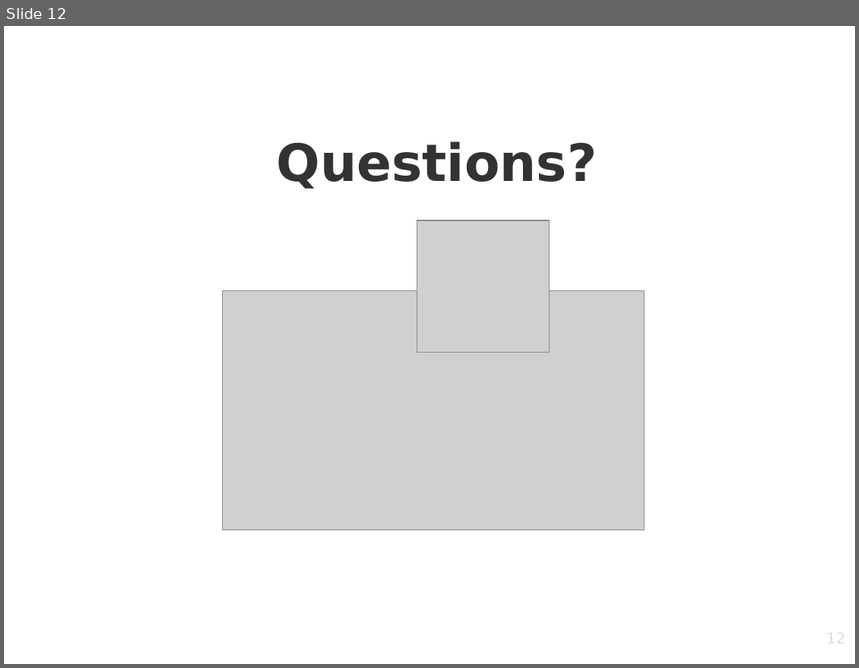
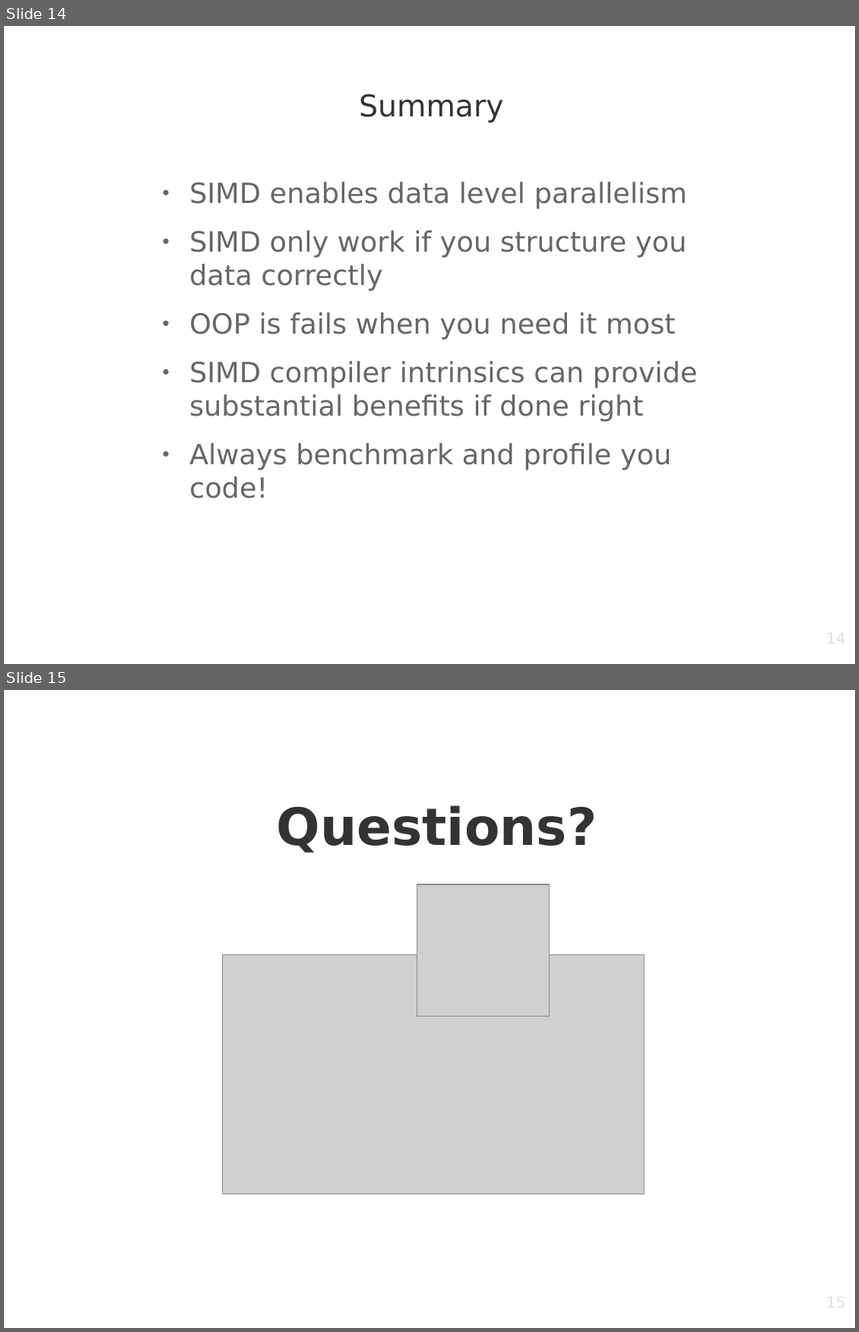
Before and after one commit to zukas/optimization-testing, a slide deck: SIMD from theory to practice.odp. Shown one above the other, each under a label of ours: slide 12 before the commit, slides 14 and 15 after it. The pictures are 859x668 and 859x1332 pixels, drawn with LibreOffice and Linux fonts; fonts in the diff are those of the drawing; grey boxes stand for pictures; background and template pictures are left out. Boxes give left, top, right and bottom in pixels: in the first picture for what was removed or moved away, otherwise in the second. Text is boxed around its words. In the diff, an @@ line names an element or a change of style, - is before the commit and + after.

Commit message:
Update to simd

```diff
--- a/SIMD from theory to practice.odp
+++ b/SIMD from theory to practice.odp
@@ slide 14 added at bbox=[4, 26, 855, 664], background picture (left out) @@
@@ title added at bbox=[359, 94, 504, 123], 28 pt, text #333333 @@
+Summary
@@ text added at bbox=[189, 182, 698, 499], 26 pt, text #666666 @@
+● SIMD enables data level parallelism
+● SIMD only work if you structure you data correctly
+● OOP is fails when you need it most
+● SIMD compiler intrinsics can provide substantial benefits if done right
+● Always benchmark and profile you code!
@@ page number added at bbox=[648, 630, 847, 664], 14 pt, text #DDDDDD @@
+14
@@ what was slide 12 is now slide 15 @@
@@ page number at bbox=[648, 1294, 847, 1328]: text changed @@
-12
+15
```
Also in this commit, not shown: 7 slides changed, 3 other slides added, 1 slide removed, 1 other file.
